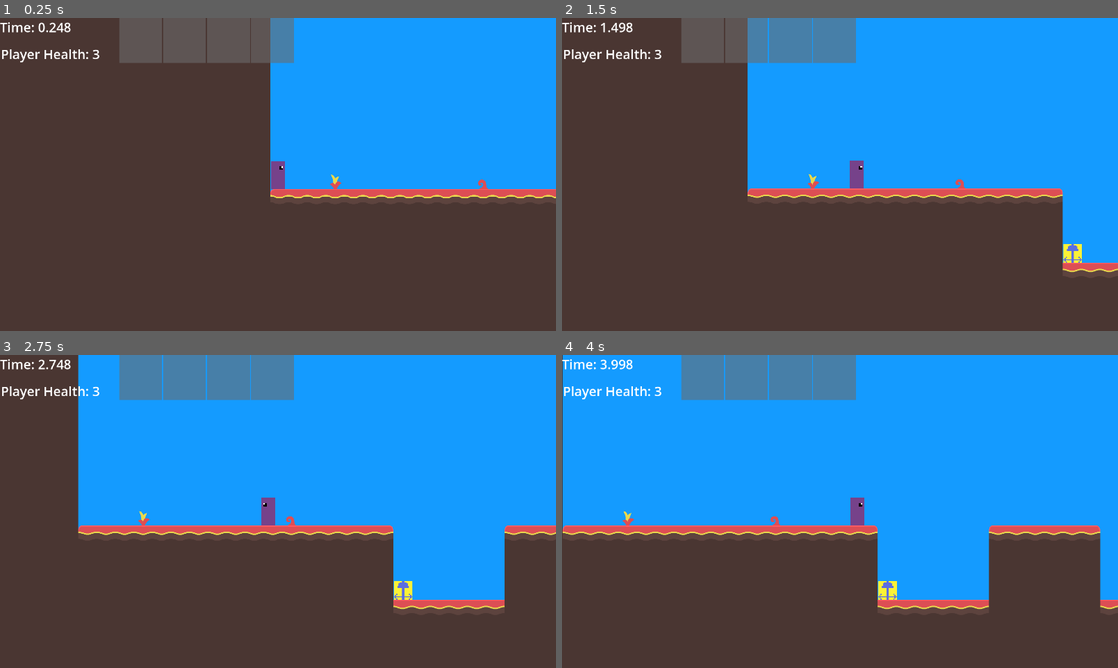
Above: before the commit, frames 1-4 (two rows, left to right).
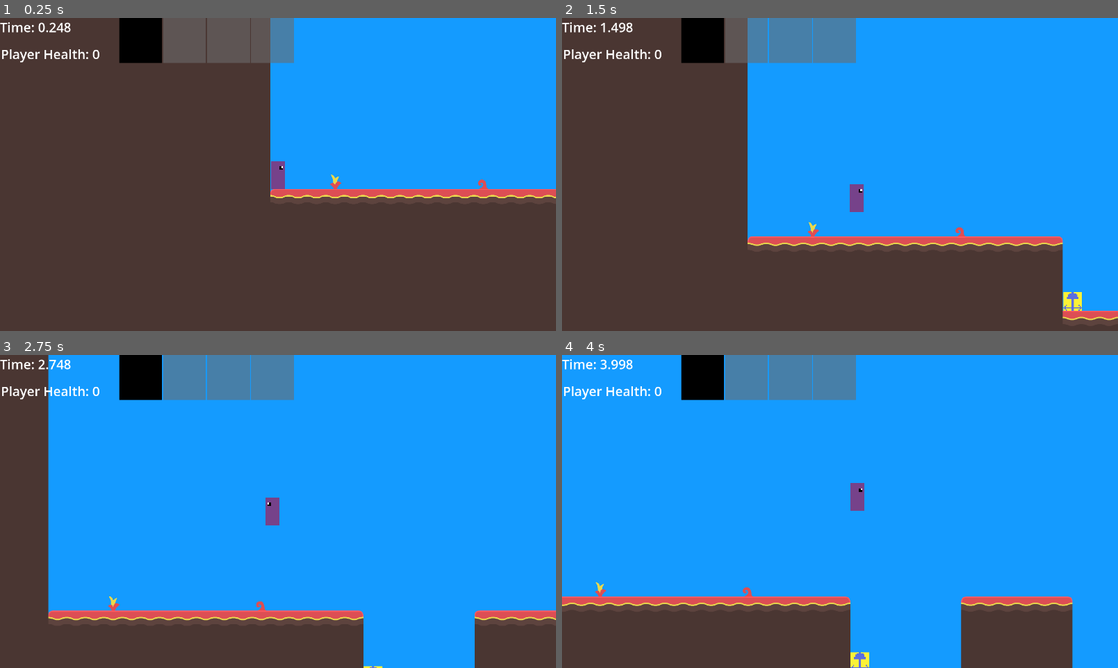
Above: after the commit, the same moments.

Repository: AidanCooper2003/AshenSkies
Game: Godot game, scene res://scenes/levels/playtest_level.tscn
Same seed, same stepped clock (60 frames per second), same inputs: the game is played once before the commit and once after it.
Inputs (mouse positions are in pixels of both pictures, inside the frame that each line leads up to):
- Up to frame 1 (0.25 s): no input
- Up to frame 2 (1.5 s): move the mouse to (962, 158) at 0.52 s; hold D (Move Right) from 0.53 s (still down); tap Space (Jump) at 0.6, 0.77, 1.07 s; move the mouse to (728, 190) at 1.27 s; click (728, 190) at 1.35 s
- Up to frame 3 (2.75 s): tap Space (Jump) at 1.52, 1.55, 1.82, 2.3 s; move the mouse to (333, 442) at 2.02 s; release D (Move Right) at 2.03 s; hold A (Move Left) from 2.03 s (still down); hold Right mouse button (Secondary Fire) from 2.03 s (still down)
- Up to frame 4 (4 s): move the mouse to (812, 574) at 2.77 s; release A (Move Left) at 2.78 s; release Right mouse button (Secondary Fire) at 2.78 s; hold D (Move Right) from 2.78 s (still down); tap Mouse wheel down (SwapWeaponDown) at 2.85 s; tap Space (Jump) at 3.02, 3.05, 3.32, 3.77, 3.8 s; move the mouse to (1006, 558) at 3.52 s; tap Mouse wheel up (SwapWeaponUp) at 3.6 s

The runs differ from the first frame. In frame 1, 1.1% of the frame differs, in the area x 16-30%, y 0-15%; in frame 2, 14%; in frame 3, 30%, in the area x 8-100%, y 0-100%; in frame 4, 27%.

Commit message:
Progress on event bus

Diff:
--- a/project.godot
+++ b/project.godot
@@ -19,6 +19,7 @@
 [autoload]
 
 CSVManager="*res://scripts/utility/csv_manager.gd"
+EventBus="*res://scripts/utility/event_bus.gd"
 
 [display]
 
--- a/scenes/levels/playtest_level.tscn
+++ b/scenes/levels/playtest_level.tscn
@@ -31,6 +31,9 @@
 
 [node name="Control" parent="Camera2D/CanvasLayer" index="0"]
 mouse_force_pass_scroll_events = false
+
+[node name="Health" parent="Camera2D/CanvasLayer/Control" index="2"]
+text = "Player Health: 0"
 
 [node name="Death" parent="Camera2D/CanvasLayer/Control" index="3"]
 text = "You're Dead!
--- a/scenes/objects/entity_parts/jumper.tscn
+++ b/scenes/objects/entity_parts/jumper.tscn
@@ -4,9 +4,9 @@
 
 [node name="JumperComponent" type="Node2D"]
 script = ExtResource("1_0orma")
-jumpForce = 900.0
-jumpDelay = 0.1
-maxJumps = 1
+_jump_force = 900.0
+_jump_delay = 0.1
+_max_jumps = 1
 
 [node name="JumpCooldownTimer" type="Timer" parent="."]
 one_shot = true
--- a/scenes/objects/player.tscn
+++ b/scenes/objects/player.tscn
@@ -100,3 +100,8 @@
 
 [node name="CraftingManager" type="Node2D" parent="."]
 script = ExtResource("12_qkxvb")
+
+[connection signal="on_floor_state_changed" from="." to="JumperComponent" method="_on_character_change_on_floor_state"]
+[connection signal="health_changed" from="HealthComponent" to="." method="_on_changed_health"]
+[connection signal="damage_taken" from="HitboxComponent" to="HealthComponent" method="_on_hitbox_component_damage_taken"]
+[connection signal="resource_count_changed" from="ResourceInventoryManager" to="." method="_on_resource_count_changed"]
--- a/scripts/entities/player/player.gd
+++ b/scripts/entities/player/player.gd
@@ -3,13 +3,8 @@
 extends CharacterBody2D
 
 signal on_floor_state_changed
-signal health_changed
-signal new_weapon_selected
-signal durability_changed
-signal crafting_menu_state_changed
-signal resource_count_changed
-signal ingredients_changed
-signal weapon_slot_changed
+
+
 
 @export var _left_sprite: Texture
 @export var _right_sprite: Texture
@@ -56,7 +51,7 @@
 		var weapon_scene = CSVManager.get_weapon_scene(weapon)
 		if weapon_scene != null:
 			_weapon_inventory_manager.add_weapon(weapon_scene)
-		weapon_slot_changed.emit(_weapon_inventory_manager.weapons.size() - 1, weapon)
+		EventBus.weapon_in_slot_changed.emit(_weapon_inventory_manager.weapons.size() - 1, weapon)
 
 
 func _handle_walk() -> void:
@@ -104,19 +99,20 @@
 		_weapon_manager.switch_weapon(_weapon_inventory_manager.swap_weapon_left())
 	if Input.is_action_just_pressed("SwapWeaponUp"):
 		_weapon_manager.switch_weapon(_weapon_inventory_manager.swap_weapon_right())
-	new_weapon_selected.emit(_weapon_inventory_manager.current_weapon)
+	EventBus.active_slot_changed.emit(_weapon_inventory_manager.current_weapon)
 
 
 func _handle_weapon_durability() -> void:
+	await owner.ready
 	if _weapon_manager.has_weapon():
 		var durability_percentage: float = _weapon_manager.get_durability_percentage()
-		durability_changed.emit(_weapon_inventory_manager.current_weapon, durability_percentage)
+		EventBus.durability_changed.emit(_weapon_inventory_manager.current_weapon, durability_percentage)
 
 
 func _handle_crafting_toggle() -> void:
 	if Input.is_action_just_pressed("ToggleCraftingMenu"):
 		_crafting_open = not _crafting_open
-		crafting_menu_state_changed.emit(_crafting_open)
+		EventBus.crafting_menu_state_changed.emit(_crafting_open)
 
 
 #Later you should still be able to fire, but only if its outside the bounds
@@ -131,12 +127,14 @@
 	_handle_weapon_durability()
 
 func _update_ingredients() -> void:
-	ingredients_changed.emit(_resource_inventory_manager.ingredients)
+	EventBus.ingredients_changed.emit(_resource_inventory_manager.ingredients)
 
 func _on_changed_health(newHealth: int) -> void:
-	health_changed.emit(newHealth)
+	await owner.ready
+	EventBus.player_health_changed.emit(newHealth)
 	_animation_player.play("iFrameFlashing")
 
 
 func _on_resource_count_changed(resource_name: String, resource_count: int) -> void:
-	resource_count_changed.emit(resource_name, resource_count)
+	await owner.ready
+	EventBus.resource_count_changed.emit(resource_name, resource_count)
--- a/scripts/entity-components/weapon_inventory_manager.gd
+++ b/scripts/entity-components/weapon_inventory_manager.gd
@@ -1,8 +1,6 @@
 class_name WeaponInventoryManager
 
 extends Node2D
-
-signal weapon_slot_changed
 
 @export var _weapon_inventory_size: int
 
--- a/scripts/ui/crafting_ui_manager.gd
+++ b/scripts/ui/crafting_ui_manager.gd
@@ -18,6 +18,7 @@
 
 
 func _ready() -> void:
+	_setup_signals()
 	_setup_ingredient_buttons()
 
 
@@ -26,7 +27,13 @@
 		button.connect("pressed", _on_ingredient_clicked.bind(button))
 
 
-func _on_player_resource_count_changed(resource_name, resource_count) -> void:
+func _setup_signals():
+	EventBus.resource_count_changed.connect(_on_resource_count_changed)
+	EventBus.ingredients_changed.connect(_on_ingredients_changed)
+	EventBus.crafting_menu_state_changed.connect(_on_change_crafting_menu_state)
+
+
+func _on_resource_count_changed(resource_name, resource_count) -> void:
 	#If there isn't a resource container for the resource, assign it.
 	if not _resource_containers.has(resource_name):
 		for resourceContainer in _resource_grid.get_children():
@@ -65,7 +72,7 @@
 			container_index += 1
 
 
-func _on_player_change_crafting_menu_state(is_menu_open) -> void:
+func _on_change_crafting_menu_state(is_menu_open) -> void:
 	_is_menu_open = is_menu_open
 	_crafting_container.visible = _is_menu_open
 
--- a/scripts/ui/ui_manager.gd
+++ b/scripts/ui/ui_manager.gd
@@ -13,11 +13,20 @@
 var _last_selected_weapon := 0
 var _time: float = 0.0
 
+func _ready():
+	_setup_signals()
+
+
 func _process(delta) -> void:
 	if _timer_text != null:
 		_time += delta
 		_timer_text.text = "Time: " + str(snapped(_time, 0.001))
 
+func _setup_signals():
+	EventBus.player_health_changed.connect(_on_player_health_changed)
+	EventBus.durability_changed.connect(_on_durability_changed)
+	EventBus.active_slot_changed.connect(_on_active_slot_changed)
+	EventBus.weapon_in_slot_changed.connect(_on_weapon_in_slot_changed)
 
 func _on_area_2d_area_entered(area) -> void:
 	_final_timer_text.text = "FINAL TIME: " + str(snapped(_time, 0.001))
@@ -29,17 +38,17 @@
 		_death_text.visible = true
 
 
-func _on_player_new_weapon_selected(new_weapon: int) -> void:
+func _on_active_slot_changed(new_weapon: int) -> void:
 	_weapon_slots[_last_selected_weapon].modulate = _deselected_slot_color
 	_weapon_slots[new_weapon].modulate = _selected_slot_color
 	_last_selected_weapon = new_weapon
 
 
-func _on_player_durability_changed(current_weapon: int, durability: int) -> void:
+func _on_durability_changed(current_weapon: int, durability: int) -> void:
 	_weapon_slots[current_weapon].get_child(2).value = durability
 
 
-func _on_player_weapon_slot_changed(weapon_slot: int, weapon_name: String) -> void:
+func _on_weapon_in_slot_changed(weapon_slot: int, weapon_name: String) -> void:
 	if weapon_name == "":
 		_weapon_slots[weapon_slot].get_child(1).texture = null
 		_weapon_slots[weapon_slot].get_child(2).visible = false
--- a/scripts/utility/event_bus.gd
+++ b/scripts/utility/event_bus.gd
@@ -1 +1,9 @@
 extends Node
+
+signal player_health_changed
+signal durability_changed
+signal active_slot_changed
+signal weapon_in_slot_changed
+signal resource_count_changed
+signal ingredients_changed
+signal crafting_menu_state_changed
